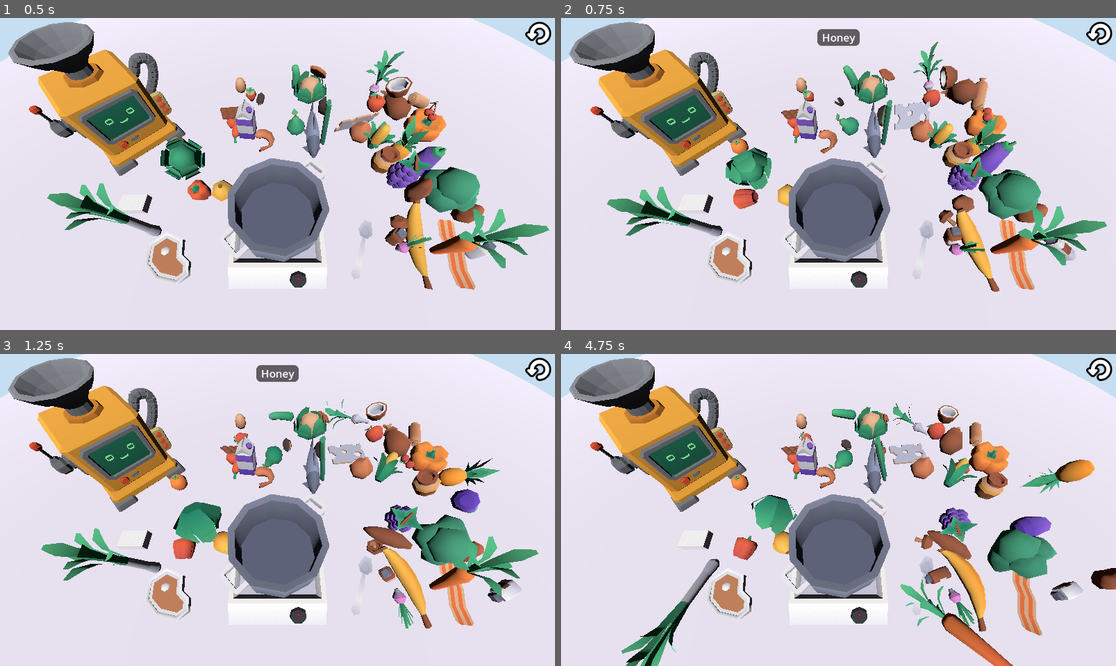
Above: before the commit, frames 1-4 (two rows, left to right).
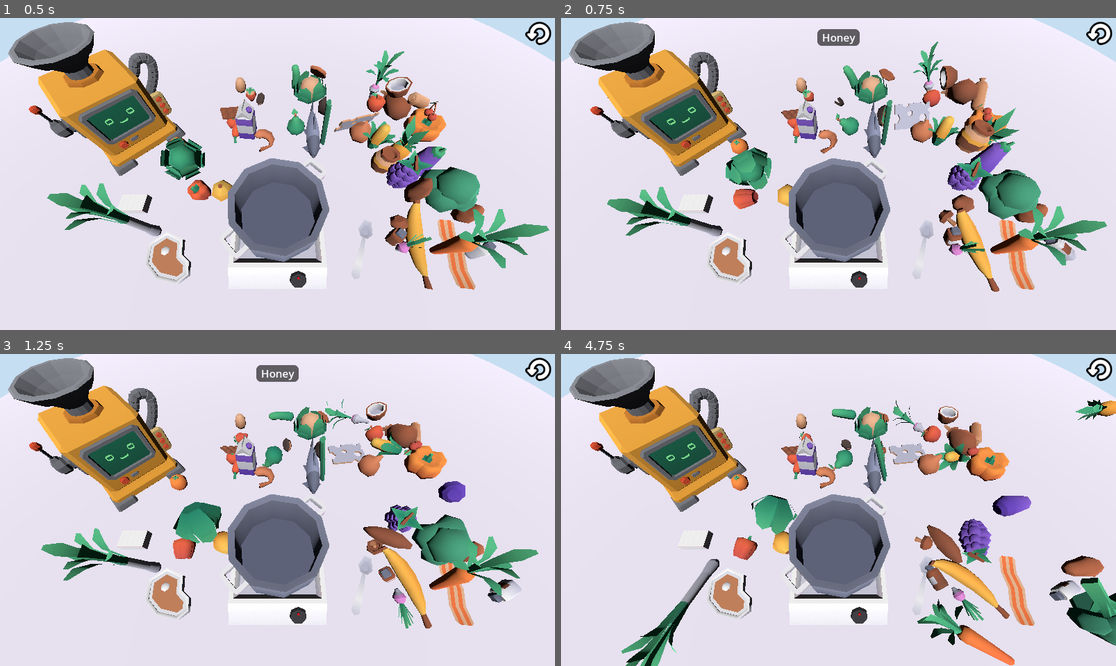
Above: after the commit, the same moments.

Repository: DrHaid/llm-taste-tester
Game: Godot game, scene res://main.tscn
Two runs of this game, one before a commit and one after it. Both use one fixed random seed, a clock stepped at 60 frames per second and the inputs below.
Inputs (mouse positions are in pixels of both pictures, inside the frame that each line leads up to):
- Up to frame 1 (0.5 s): no input
- Up to frame 2 (0.75 s): move the mouse to (960, 158) at 0.52 s; click (960, 158) at 0.67 s
- Up to frame 3 (1.25 s): no input
- Up to frame 4 (4.75 s): drag from (727, 525) to (810, 572) at 1.27 s; move the mouse to (894, 441) at 2.02 s; click (894, 441) at 2.17 s; drag from (810, 572) to (672, 463) at 2.77 s; move the mouse to (1005, 556) at 3.52 s; click (1005, 556) at 3.67 s; drag from (672, 463) to (755, 432) at 4.27 s

Frame 1 is identical in both runs. In frame 2, 1.4% of the frame differs, in the area x 8-83%, y 17-50%; in frame 3, 2.7%; in frame 4, 11%, in the area x 59-100%, y 14-100%.

Commit message:
Testing shape cast to calculate food elevation

Diff:
--- a/globals.gd
+++ b/globals.gd
@@ -4,3 +4,6 @@
 const Y_LEVEL_KILLZONE: float = -50
 const VIEWPORT_RAY_LENGTH: float = 1000
 const WORLD_RAY_LENGTH: float = 1000
+const ELEVATION_SPHERE_CAST_HEIGHT = 10
+const BOUNDARY_MASK = 0b00000000_00000000_00000000_00010000
+const SURFACE_MASK = 0b00000000_00000000_00000000_00000010
--- a/main.tscn
+++ b/main.tscn
@@ -35,6 +35,9 @@
 [sub_resource type="BoxShape3D" id="BoxShape3D_dxv86"]
 size = Vector3(49.879, 1, 45.8506)
 
+[sub_resource type="SphereShape3D" id="SphereShape3D_ox7ci"]
+radius = 0.25
+
 [node name="Main" type="Node3D"]
 
 [node name="UI" type="Control" parent="."]
@@ -131,9 +134,8 @@
 transform = Transform3D(1, 0, 0, 0, 0.56256, 0.826757, 0, -0.826757, 0.56256, 0, 20.3815, 0)
 
 [node name="ViewCollisionBoundary" type="Node3D" parent="."]
+unique_name_in_owner = true
 script = ExtResource("6_xnjwu")
-floor_intersection_height = null
-boundary_height = null
 
 [node name="TableTop" type="Node3D" parent="."]
 transform = Transform3D(-8.22859, 0, 0, 0, 0.0537974, 0, 0, 0, -8.22859, 0, -0.0737869, -0.985973)
@@ -258,3 +260,9 @@
 
 [node name="CollisionShape3D" type="CollisionShape3D" parent="FoodKillZone"]
 shape = SubResource("BoxShape3D_dxv86")
+
+[node name="ElevationShapeCast3D" type="ShapeCast3D" parent="."]
+unique_name_in_owner = true
+transform = Transform3D(1, 0, 0, 0, 1, 0, 0, 0, 1, 0, 3, 0)
+shape = SubResource("SphereShape3D_ox7ci")
+target_position = Vector3(0, -3, 0)
--- a/mouse_input_handler.gd
+++ b/mouse_input_handler.gd
@@ -8,6 +8,8 @@
 @onready var pot_rim_elevation: Marker3D = $PotRimElevation
 @onready var drag_food_target: Marker3D = $DragFoodTarget
 @onready var drag_border: Area3D = $Boundary
+@onready var elevation_shape_cast: ShapeCast3D = %ElevationShapeCast3D
+@onready var view_collision_boundary: Node3D = %ViewCollisionBoundary
 
 @export_category("Drag elevation")
 @export var min_food_elevation: float = 0.15
@@ -24,6 +26,7 @@
 
 func _ready() -> void:
 	set_process_input(true)
+	view_collision_boundary.connect("collider_ready", elevation_shape_cast.add_exception)
 
 func _input(event: InputEvent) -> void:
 	if not dragging_enabled:
@@ -63,17 +66,19 @@
 		raw_target_position = dragged_object.global_position
 		drag_food_target.global_position = raw_target_position
 		start_drag.emit(dragged_object, drag_food_target)
+		elevation_shape_cast.add_exception(dragged_object)
 		DisplayServer.mouse_set_mode(DisplayServer.MOUSE_MODE_HIDDEN)
 
 func _end_drag() -> void:
 	if dragged_object:
 		end_drag.emit(dragged_object)
+		elevation_shape_cast.remove_exception(dragged_object)
+		DisplayServer.mouse_set_mode(DisplayServer.MOUSE_MODE_VISIBLE)
 		dragged_object = null
-		DisplayServer.mouse_set_mode(DisplayServer.MOUSE_MODE_VISIBLE)
 
 func _update_raw_drag_target() -> void:
 	# only raycast on layer 2 (surface plane)
-	var result := cast_viewport_ray(mouse_position, 0b00000000_00000000_00000000_00000010)
+	var result := cast_viewport_ray(mouse_position, Globals.SURFACE_MASK)
 	if result:
 		raw_target_position = result.position
 
@@ -92,28 +97,25 @@
 	return space_state.intersect_ray(ray_query)
 
 func get_target_elevation(pos: Vector3) -> float:
-	var dist_to_pot := (Vector2(pos.x, pos.z) - Vector2(pot_rim_elevation.global_position.x, pot_rim_elevation.global_position.z)).length()
-	var mapped_distance := remap(dist_to_pot, pot_rim_elevation.gizmo_extents, max_elevation_falloff, 0, 1)
-	var eased_value := ease_sine(clamp(mapped_distance, 0, 1))
-	var elevation: float = lerp(pot_rim_elevation.global_position.y, min_food_elevation, eased_value)
-	return elevation
+	elevation_shape_cast.global_position = Vector3(pos.x, 3, pos.z)
+	var fraction := elevation_shape_cast.get_closest_collision_safe_fraction()
+	var center_at_collision := elevation_shape_cast.global_position + elevation_shape_cast.target_position * fraction
+	return center_at_collision.y
 
 func ease_sine(x: float) -> float:
 	return -(cos(PI * x) - 1) / 2;
 
 func cast_boundary_ray(pos: Vector3, dest: Vector3) -> Dictionary:
-	const BOUNDARY_MASK = 0b00000000_00000000_00000000_00010000
-	var ray_query := PhysicsRayQueryParameters3D.create(pos, dest, BOUNDARY_MASK)
+	var ray_query := PhysicsRayQueryParameters3D.create(pos, dest, Globals.BOUNDARY_MASK)
 	ray_query.collide_with_areas = true
 	var space_state := get_world_3d().direct_space_state
 	return space_state.intersect_ray(ray_query)
 
 func check_if_target_in_boundary() -> bool:
-	const BOUNDARY_MASK = 0b00000000_00000000_00000000_00010000
 	var point_query := PhysicsPointQueryParameters3D.new()
 	point_query.position = raw_target_position
 	point_query.collide_with_areas = true
-	point_query.collision_mask = BOUNDARY_MASK
+	point_query.collision_mask = Globals.BOUNDARY_MASK
 	var space_state := get_world_3d().direct_space_state
 	return len(space_state.intersect_point(point_query)) > 0
 
--- a/pots_n_pans/view_collision_boundary.gd
+++ b/pots_n_pans/view_collision_boundary.gd
@@ -3,6 +3,7 @@
 @export var floor_intersection_height: float = 0.05
 @export var boundary_height: float = 3
 
+signal collider_ready(collision_object: CollisionObject3D)
 
 func _ready() -> void:
 	init_collider()
@@ -26,6 +27,10 @@
 	collision_polygon.rotation.x = PI / 2
 	collision_polygon.depth = -boundary_height # negative because rotating by 90° technically puts it upside down
 	collision_polygon.polygon = get_build_collision_polygon(world_view_corners)
+	call_deferred("signal_collider_ready", static_body)
+
+func signal_collider_ready(col: CollisionObject3D) -> void:
+	collider_ready.emit(col)
 
 func get_polygon_center(positions: Array) -> Vector2:
 	return positions.reduce(
Not shown: 1 places in main.tscn that only renumber resources
